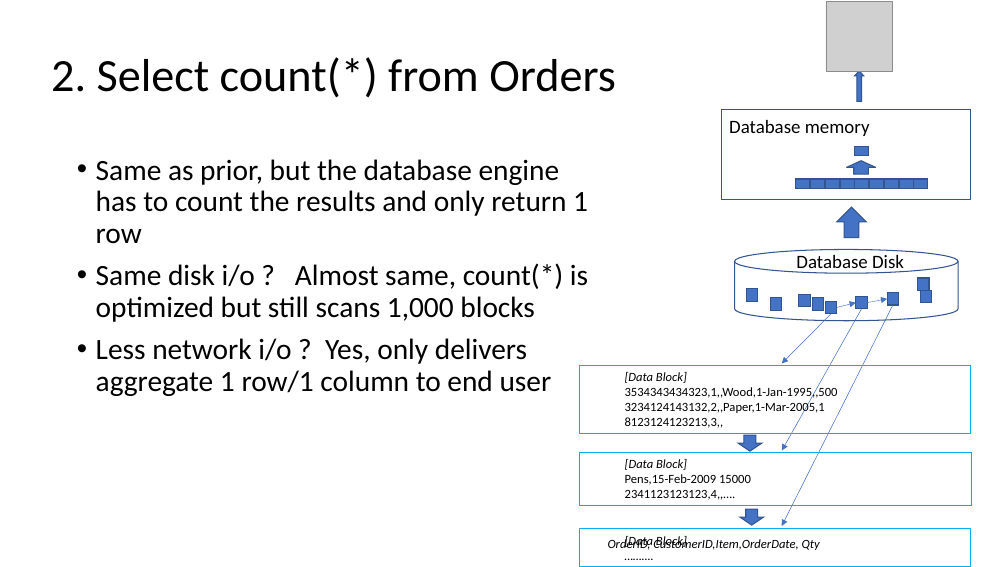
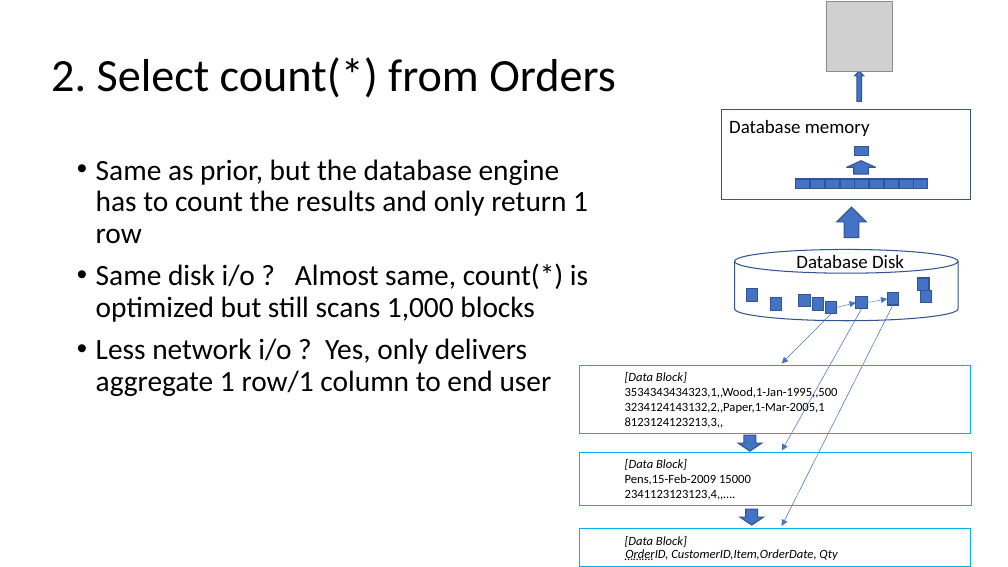
Before and after one commit to dougfoo/machineLearning, a slide deck: slide 6 of talks/SQL Performance Tuning.pptx. Drawn at 1008x567 pixels with LibreOffice and Linux fonts; fonts in the diff are those of the drawing; grey boxes stand for pictures. Boxes give left, top, right and bottom in pixels: in the first picture for what was removed or moved away, otherwise in the second. Text is boxed around its words. In the diff, an @@ line names an element or a change of style, - is before the commit and + after.

```diff
--- a/talks/SQL Performance Tuning.pptx
+++ b/talks/SQL Performance Tuning.pptx
@@ text "OrderID, CustomerID,Item,OrderDate, Qty" rewrapped from (x1=653, y1=537, x2=820, y2=550) to (x1=625, y1=549, x2=837, y2=560) @@
```
Also in this commit, not shown: 2 other slides changed.
